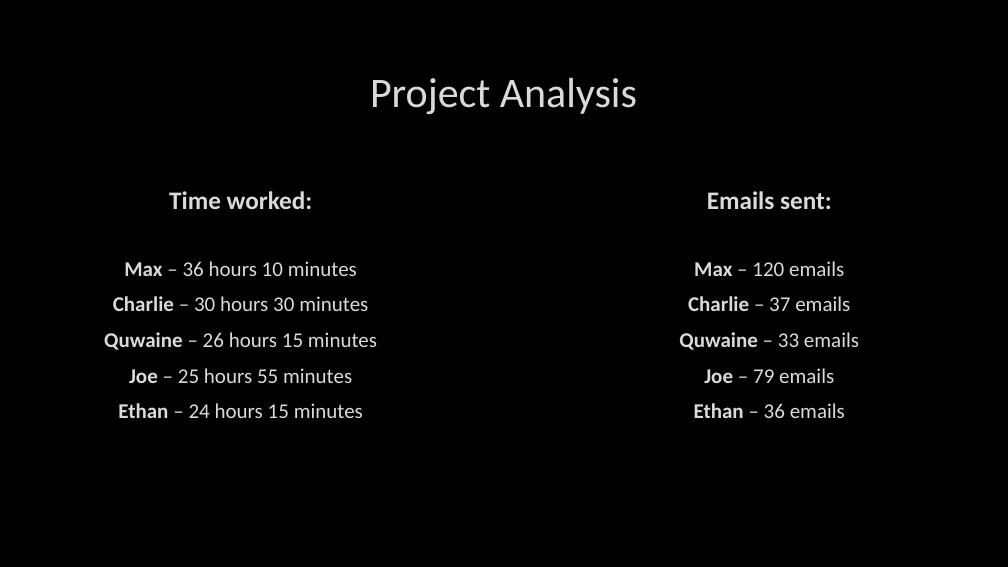
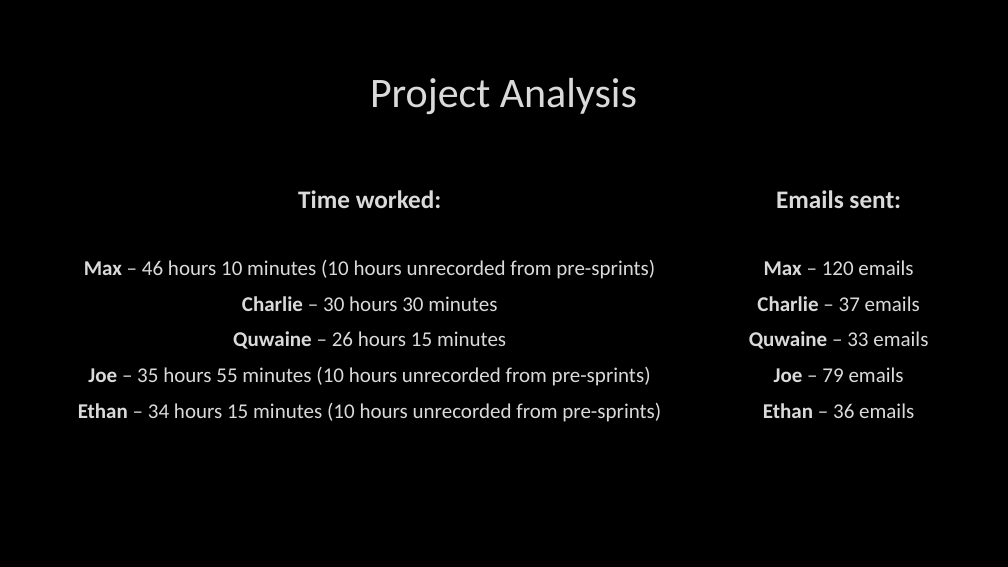
Before and after one commit to UoSGamesGroups/first-semester-l4-5-group-20, a slide deck: slide 8 of Presentations/Group 20 Game Pitch 3 - Final Pitch.pptx (slide 7 before the commit). Drawn at 1008x567 pixels with LibreOffice and Linux fonts; fonts in the diff are those of the drawing; background and template pictures are left out. Boxes give left, top, right and bottom in pixels: in the first picture for what was removed or moved away, otherwise in the second. Text is boxed around its words. In the diff, an @@ line names an element or a change of style, - is before the commit and + after.

```diff
--- a/Presentations/Group 20 Game Pitch 3 - Final Pitch.pptx
+++ b/Presentations/Group 20 Game Pitch 3 - Final Pitch.pptx
@@ text "Time worked:" moved from (x1=104, y1=191, x2=377, y2=418) to (x1=78, y1=190, x2=661, y2=422) @@
@@ text "Emails sent:" moved from (x1=679, y1=191, x2=859, y2=418) to (x1=749, y1=190, x2=928, y2=418) @@
@@ text at (x1=84, y1=260, x2=655, y2=279): text changed @@
-Max – 36 hours 10 minutes
+Max – 46 hours 10 minutes (10 hours unrecorded from pre-sprints)
@@ text at (x1=78, y1=367, x2=661, y2=422): text changed @@
-Joe – 25 hours 55 minutes
-Ethan – 24 hours 15 minutes
+Joe – 35 hours 55 minutes (10 hours unrecorded from pre-sprints)
+Ethan – 34 hours 15 minutes (10 hours unrecorded from pre-sprints)
```
Also in this commit, not shown: 1 other slide changed, 1 slide added.
